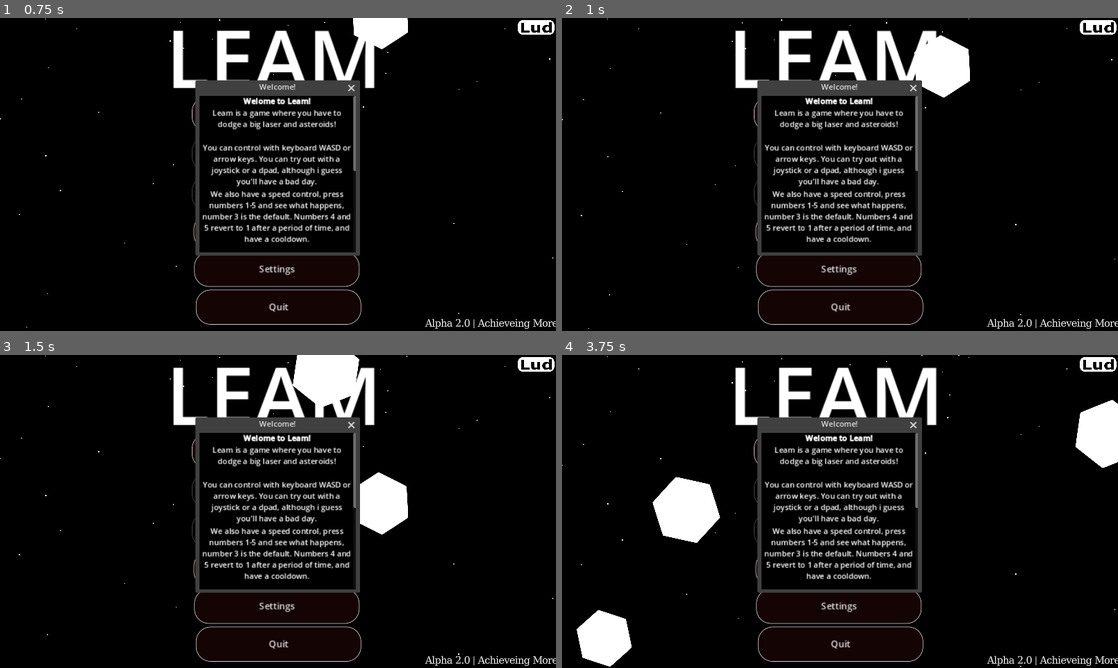
Above: before the commit, frames 1-4 (two rows, left to right).
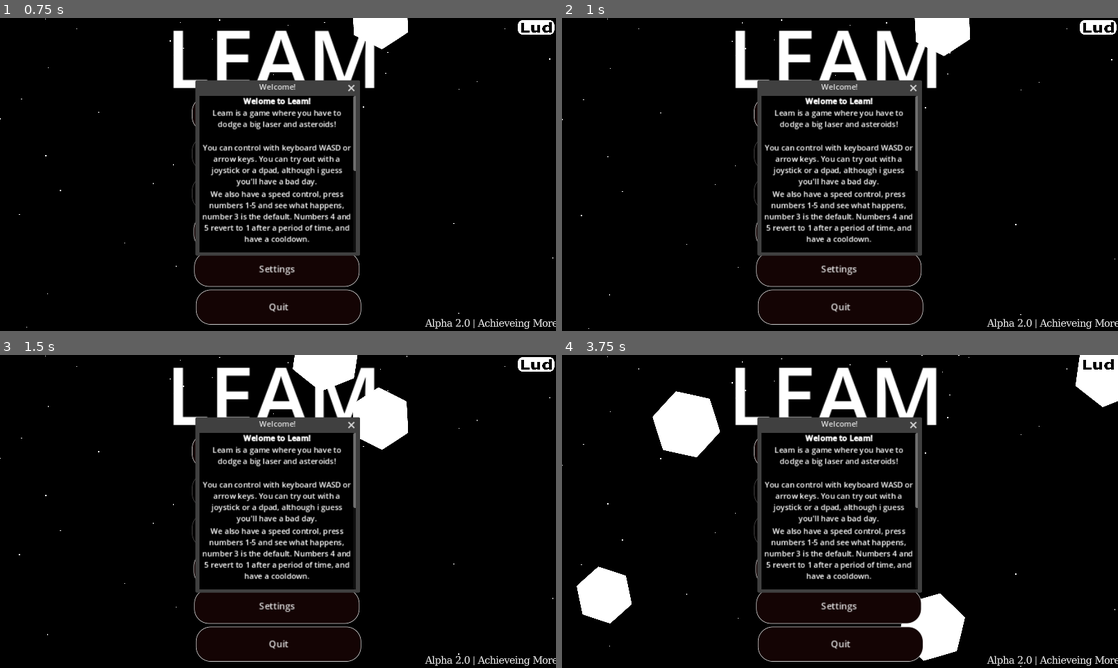
Above: after the commit, the same moments.

Repository: krispysauce098/leam
Game: Godot game, scene res://scenes/game.tscn
Two runs of this game, one before a commit and one after it. Both use one fixed random seed, a clock stepped at 60 frames per second and the inputs below.
Inputs:
- Up to frame 1 (0.75 s): click "Play" at 0.5 s
- Up to frame 2 (1 s): no input
- Up to frame 3 (1.5 s): click "Play" at 1.25 s
- Up to frame 4 (3.75 s): hold Right (move-right) 2.03-2.78 s; tap 1 (speed-1) at 2.1 s; hold Down (move-down) 2.78-3.53 s; tap 2 (speed-2) at 2.85 s; hold Right (move-right) from 3.53 s (still down); tap 3 (speed-3) at 3.6 s

Frame 1 is identical in both runs. In frame 2, 1.6% of the frame differs, in the area x 63-74%, y 0-26%; in frame 3, 3.1%; in frame 4, 9.3%, in the area x 2-100%, y 0-100%.

Commit message:
player physics prototype

Diff:
--- a/scenes/asteroid.tscn
+++ b/scenes/asteroid.tscn
@@ -1,12 +1,15 @@
-[gd_scene load_steps=4 format=3 uid="uid://61xv3x7of50a"]
+[gd_scene load_steps=5 format=3 uid="uid://61xv3x7of50a"]
 
 [ext_resource type="Script" path="res://scripts/asteroid.gd" id="1_ujdbn"]
 [ext_resource type="Texture2D" uid="uid://b7p1yan278t25" path="res://assets/textures/easterbunnyeggys/bossy.png" id="2_0vsw7"]
 [ext_resource type="Texture2D" uid="uid://6chhb7nca2qm" path="res://assets/textures/asteroid/hex.svg" id="2_ky5md"]
 
+[sub_resource type="PhysicsMaterial" id="PhysicsMaterial_uf6i8"]
+rough = true
+
 [node name="Asteroid" type="RigidBody2D" groups=["asteroid"]]
-mass = 0.01
-gravity_scale = 0.0
+physics_material_override = SubResource("PhysicsMaterial_uf6i8")
+gravity_scale = 0.5
 script = ExtResource("1_ujdbn")
 
 [node name="Sprite" type="Sprite2D" parent="."]
--- a/scenes/game.tscn
+++ b/scenes/game.tscn
@@ -16,6 +16,7 @@
 [ext_resource type="PackedScene" uid="uid://dtfeioyvygr0o" path="res://scenes/options.tscn" id="13_04ppo"]
 [ext_resource type="PackedScene" uid="uid://qgaefbwms7rb" path="res://scenes/achievement_panel.tscn" id="13_ndcpj"]
 [ext_resource type="PackedScene" uid="uid://bn3f62drmyr6h" path="res://scenes/changelog.tscn" id="14_lyh7a"]
+[ext_resource type="StyleBox" uid="uid://04i0fc46yi0a" path="res://assets/button.tres" id="15_yd6qw"]
 
 [sub_resource type="Curve2D" id="Curve2D_t8p54"]
 _data = {
@@ -28,6 +29,9 @@
 
 [sub_resource type="Gradient" id="Gradient_wcpsu"]
 colors = PackedColorArray(1, 1, 1, 1, 0, 0, 0, 0)
+
+[sub_resource type="Theme" id="Theme_efx5v"]
+/styles/Button = ExtResource("15_yd6qw")
 
 [node name="Game" type="Node"]
 script = ExtResource("1_2362y")
@@ -135,6 +139,7 @@
 
 [node name="Settings" parent="UI" instance=ExtResource("13_04ppo")]
 visible = false
+theme = SubResource("Theme_efx5v")
 
 [node name="changelog" parent="UI" instance=ExtResource("14_lyh7a")]
 visible = false
@@ -160,7 +165,6 @@
 
 [connection signal="area_entered" from="Fox43" to="." method="_on_fox_43_area_entered"]
 [connection signal="body_entered" from="Fox43" to="." method="_on_fox_43_body_entered"]
-[connection signal="body_entered" from="Player" to="." method="_on_player_body_entered"]
 [connection signal="cooldown_end" from="Player" to="." method="_on_player_cooldown_end"]
 [connection signal="cooldown_start" from="Player" to="." method="_on_player_cooldown_start"]
 [connection signal="player_move" from="Player" to="." method="_on_player_move"]
--- a/scenes/player.tscn
+++ b/scenes/player.tscn
@@ -6,7 +6,11 @@
 [sub_resource type="CircleShape2D" id="CircleShape2D_yhcay"]
 radius = 19.105
 
-[node name="Player" type="Area2D"]
+[sub_resource type="CircleShape2D" id="CircleShape2D_g8tjl"]
+radius = 20.0
+
+[node name="Player" type="CharacterBody2D"]
+motion_mode = 1
 script = ExtResource("1_ft8fq")
 
 [node name="CollisionShape2D" type="CollisionShape2D" parent="."]
@@ -16,4 +20,10 @@
 scale = Vector2(0.19218, 0.19218)
 texture = ExtResource("2_57iw8")
 
+[node name="Playeri" type="Area2D" parent="."]
+
+[node name="CollisionShape2D" type="CollisionShape2D" parent="Playeri"]
+shape = SubResource("CircleShape2D_g8tjl")
+
 [connection signal="cooldown_start" from="." to="." method="_on_cooldown_start"]
+[connection signal="body_entered" from="Playeri" to="." method="_on_playeri_body_entered"]
--- a/scripts/main.gd
+++ b/scripts/main.gd
@@ -4,7 +4,6 @@
 @onready var player = get_node("Player")
 @onready var f43mp = get_node("Fox43MovePath/Fox43Point")
 @onready var chapa = get_node("UI/HUD/AchievementPanel")
-
 var currentScore: int = 0
 var distance: int = 0
 var bestScore:int = 0 # I need to save this on a file, later on a file which is backed up to the cloud.
@@ -14,6 +13,7 @@
 var pausest: bool = false
 ## The scene for the asteroid
 @export var asteroid_scene: PackedScene
+@onready var asteroid = asteroid_scene.instantiate()
 var tisten: int
 var save = GameSave.new()
 var saved = load("user://save.res")
@@ -75,7 +75,7 @@
 	$UI/HUD.distance_show(str(distance))
 
 	# To combat Bug #2
-	player.set_process(false)
+	player.set_physics_process(false)
 	player.visible = false
 
 	# Print analytics
@@ -93,7 +93,7 @@
 	playing = true
 	print("AP-1-110 is ready to launch! BPHUUUUUUU!!!!")
 	games_played += 1
-	player.set_process(true)
+	player.set_physics_process(true)
 	fox43.set_process(true)
 	player.visible = true
 	fox43.visible = true
@@ -106,7 +106,7 @@
 	$Fox43AttackTimer/Fox43ReadyTimer.wait_time = $Fox43AttackTimer.wait_time / 3 / 0.75
 	$ScoreTimer.start()
 	$SpawnTimer.wait_time = randf_range(0.5, 1)
-	$Fox43AttackTimer/Fox43ReadyTimer.start
+	$Fox43AttackTimer/Fox43ReadyTimer.start()
 	print("Fox43AttackTimer started")
 	print("Fox43ReadyTimer started")
 	$Fox43/rady.visible = true
@@ -132,7 +132,7 @@
 	$SpawnTimer.paused = true
 	$RPEmitter.speed_scale = 0
 	$Stars.speed_scale = 0
-	get_tree().call_group("asteroid", "set_linear_velocity", Vector2(0, 0))
+	get_tree().call_group("asteroid", "set_gravity_scale", 0)
 
 func resume():
 	pausest = false
@@ -147,7 +147,6 @@
 	$SpawnTimer.paused = false
 	$RPEmitter.speed_scale = 64
 	$Stars.speed_scale = 1
-	get_tree().call_group("asteroid", "set_linear_velocity", Vector2(0, 435))
 
 func setting_menu():
 	pass
@@ -186,6 +185,10 @@
 	$RPEmitter.position = $Player.position
 	$Debris.position = $Player.position
 	$BlastedDebris.position = $Player.position
+	var asteroid_spwan_location = get_node("AsteroidPath/AsteroidSpawnPoint")
+	var directon = asteroid_spwan_location.rotation + PI / 2
+	var velocity = Vector2(435.0, 0.0)
+	asteroid.position += velocity.rotated(directon)
 	if tisten == 110:
 		tisten = 110
 		$UI/HUD/tisten.visible = true
@@ -299,18 +302,16 @@
 	directon += PI
 
 	var velocity = Vector2(435.0, 0.0)
-	asteroid.linear_velocity = velocity.rotated(directon)
 
 	add_child(asteroid)
 
 	if asteroid.bossy == 1:
 		$UI/HUD/AchievementPanel.load_achievement("res://achievements/bossy.tres")
-		print("you saw bossy!")
 
 func _on_player_body_entered(body):
 	if playing == true:
 		var b
-		player.set_process(false)
+		player.set_physics_process(false)
 		player.visible = false
 		$Debris.emitting = true
 		$RPEmitter.emitting = false
@@ -323,9 +324,22 @@
 
 func _on_fox_43_body_entered(body):
 	if fox43.visible == true:
-		var pelican: int = randi_range(1, 3)
-		if pelican == 2:
-			body.queue_free()
+		if body == get_node("Player"):
+			player.set_physics_process(false)
+			player.visible = false
+			$RPEmitter.emitting = false
+			if foxblast == true:
+				$BlastedDebris.emitting = true
+			else:
+				$BlastedDebris.emitting = false
+			$Player/Blasted.playing = true
+			playing = false
+			await get_tree().create_timer(randf_range(1, 1.5)).timeout
+			gameover(1, "Player got blinded by a mini death star")
+		if body == asteroid:
+			var pelican: int = randi_range(1, 3)
+			if pelican == 2:
+				body.queue_free()
 
 
 func _on_fox_43_move_timer_timeout():
--- a/scripts/player.gd
+++ b/scripts/player.gd
@@ -1,10 +1,11 @@
-extends Area2D
+extends CharacterBody2D
 
 # Signals
 signal player_move
 signal player_stop_move
 signal cooldown_start
 signal cooldown_end
+signal body_entered
 
 # Declare member variables here.
 @export var speed = 400
@@ -20,10 +21,8 @@
 
 
 # Called every frame. 'delta' is the elapsed time since the previous frame.
-func _process(delta):
+func _physics_process(delta):
 	screen_size = get_viewport_rect().size
-	## The velocity of the player
-	var velocity = Vector2.ZERO
 	## THe direction of input
 	var input_dir = Input.get_vector("move-left", "move-right", "move-up","move-down")
 	velocity = input_dir
@@ -65,9 +64,10 @@
 		$sprite.rotation = 0
 
 	# Prevents the player from going out of the screen
-	position += velocity * delta
 	position.x = clamp(position.x, 0, screen_size.x)
 	position.y = clamp(position.y, 0, screen_size.y)
+
+	move_and_slide()
 
 
 func _on_cooldown_start():
@@ -75,3 +75,7 @@
 	await get_tree().create_timer(10).timeout
 	cooldown = false
 	emit_signal("cooldown_end")
+
+
+func _on_playeri_body_entered(body):
+	emit_signal("body_entered")
Not shown: 1 places in scenes/game.tscn that only renumber resources
Not shown: 1 places in scenes/player.tscn that only renumber resources
